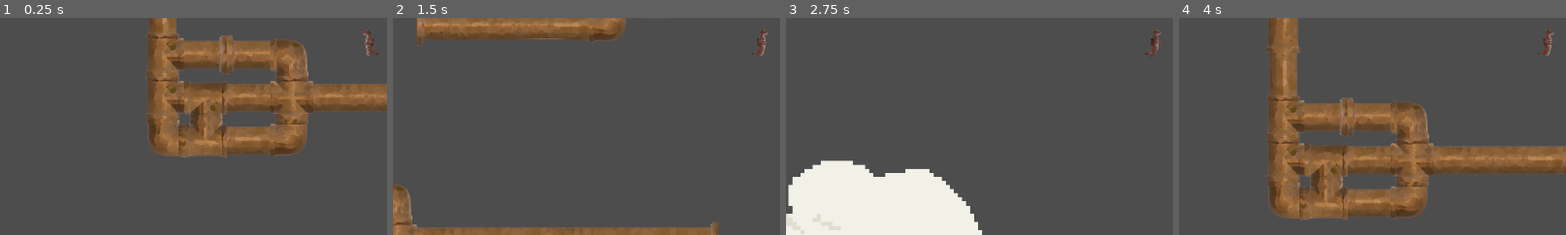
Above: before the commit, frames 1-4 (left to right).
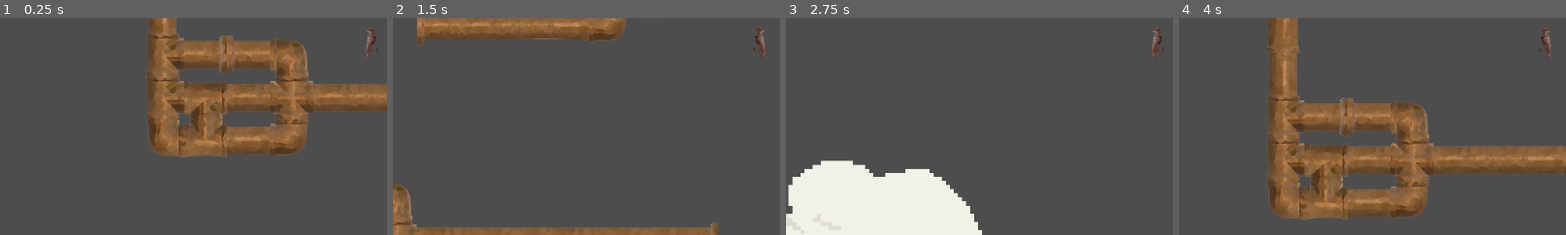
Above: after the commit, the same moments.

Repository: Doozitron9000/wind-game
Game: Godot game, scene res://levels/test_level.tscn
Same seed, same stepped clock (60 frames per second), same inputs: the game is played once before the commit and once after it.
Inputs:
- Up to frame 1 (0.25 s): no input
- Up to frame 2 (1.5 s): hold Shift (sprint) 0.53-1.28 s; hold Right (right) from 0.53 s (still down); tap Space (jump) at 0.77 s; tap Shift (sprint) at 1.35 s
- Up to frame 3 (2.75 s): tap Space (jump) at 1.52 s; release Right (right) at 2.03 s; hold A (left) from 2.03 s (still down); hold Shift (sprint) from 2.03 s (still down)
- Up to frame 4 (4 s): release A (left) at 2.78 s; release Shift (sprint) at 2.78 s; hold Right (right) from 2.78 s (still down); tap Shift (sprint) at 2.85 s; tap Space (jump) at 3.02, 3.77 s; hold Shift (sprint) from 3.53 s (still down)
The pictures show only the part of the screen within x 2-52%, y 44-94%; the shares and areas given below are measured in that part.

The runs differ from the first frame. In frame 1, 0.2% of the frame differs, in the area x 93-98%, y 4-19%; in frame 2, 0.2%, in the area x 93-97%, y 4-19%; in frame 3, 0.2%; in frame 4, 0.2%.

Commit message:
Added idle and fall animations

Diff:
--- a/player/player.tscn
+++ b/player/player.tscn
@@ -10,9 +10,37 @@
 [sub_resource type="RectangleShape2D" id="RectangleShape2D_oul6g"]
 size = Vector2(16.596413, 48.501106)
 
-[sub_resource type="AtlasTexture" id="AtlasTexture_rkbax"]
+[sub_resource type="AtlasTexture" id="AtlasTexture_tqiix"]
 atlas = ExtResource("2_rkbax")
-region = Rect2(256, 0, 128, 128)
+region = Rect2(0, 384, 128, 128)
+
+[sub_resource type="AtlasTexture" id="AtlasTexture_e7oew"]
+atlas = ExtResource("2_rkbax")
+region = Rect2(128, 384, 128, 128)
+
+[sub_resource type="AtlasTexture" id="AtlasTexture_c35mf"]
+atlas = ExtResource("2_rkbax")
+region = Rect2(256, 384, 128, 128)
+
+[sub_resource type="AtlasTexture" id="AtlasTexture_65viv"]
+atlas = ExtResource("2_rkbax")
+region = Rect2(384, 384, 128, 128)
+
+[sub_resource type="AtlasTexture" id="AtlasTexture_yllr7"]
+atlas = ExtResource("2_rkbax")
+region = Rect2(256, 128, 128, 128)
+
+[sub_resource type="AtlasTexture" id="AtlasTexture_kb6p2"]
+atlas = ExtResource("2_rkbax")
+region = Rect2(384, 128, 128, 128)
+
+[sub_resource type="AtlasTexture" id="AtlasTexture_wodsf"]
+atlas = ExtResource("2_rkbax")
+region = Rect2(512, 128, 128, 128)
+
+[sub_resource type="AtlasTexture" id="AtlasTexture_32hag"]
+atlas = ExtResource("2_rkbax")
+region = Rect2(640, 128, 128, 128)
 
 [sub_resource type="AtlasTexture" id="AtlasTexture_g1dw6"]
 atlas = ExtResource("2_rkbax")
@@ -58,11 +86,37 @@
 animations = [{
 "frames": [{
 "duration": 1.0,
-"texture": SubResource("AtlasTexture_rkbax")
+"texture": SubResource("AtlasTexture_tqiix")
+}, {
+"duration": 1.0,
+"texture": SubResource("AtlasTexture_e7oew")
+}, {
+"duration": 1.0,
+"texture": SubResource("AtlasTexture_c35mf")
+}, {
+"duration": 1.0,
+"texture": SubResource("AtlasTexture_65viv")
+}],
+"loop": true,
+"name": &"Fall",
+"speed": 4.0
+}, {
+"frames": [{
+"duration": 1.0,
+"texture": SubResource("AtlasTexture_yllr7")
+}, {
+"duration": 1.0,
+"texture": SubResource("AtlasTexture_kb6p2")
+}, {
+"duration": 1.0,
+"texture": SubResource("AtlasTexture_wodsf")
+}, {
+"duration": 1.0,
+"texture": SubResource("AtlasTexture_32hag")
 }],
 "loop": true,
 "name": &"Idle",
-"speed": 5.0
+"speed": 3.0
 }, {
 "frames": [{
 "duration": 1.0,
@@ -122,7 +176,8 @@
 position = Vector2(0, -24)
 scale = Vector2(0.3828125, 0.3828125)
 sprite_frames = SubResource("SpriteFrames_yllr7")
-animation = &"Run"
+animation = &"Fall"
+frame_progress = 0.041930143
 script = ExtResource("3_g1dw6")
 
 [connection signal="body_entered" from="SpikeDetection" to="." method="_on_spike_detection_body_entered"]
--- a/player/scripts/anim_graph.gd
+++ b/player/scripts/anim_graph.gd
@@ -1,5 +1,6 @@
 extends AnimatedSprite2D
 
+## play grounded animations
 func grounded(input_dir : float) -> void:
 	if (input_dir == 0.0):
 		play("Idle")
@@ -10,3 +11,14 @@
 			flip_h = true
 		else:
 			flip_h = false
+
+## play airborne animations.
+func airborne(character_velocity : Vector2) -> void:
+	play("Fall")
+	var move_x : float = character_velocity.x
+	# rotate to face move direction
+	if (move_x != 0):
+		if (move_x > 0):
+			flip_h = true
+		else:
+			flip_h = false
--- a/player/scripts/player.gd
+++ b/player/scripts/player.gd
@@ -92,6 +92,7 @@
 				stamina_spent = true
 		else:
 			velocity.y += gravity * delta
+			anim_graph.airborne(velocity)
 		# and our move target should be reduced to our air control
 		move_target.x += input_dir * current_speed * AIR_CONTROL
 		# our speed change in mid air should default to its base line
Binary file changed: assets/sprites/renwick/RenwickSpriteSheet1K.png
Not shown: 1 places in player/player.tscn that only renumber resources
